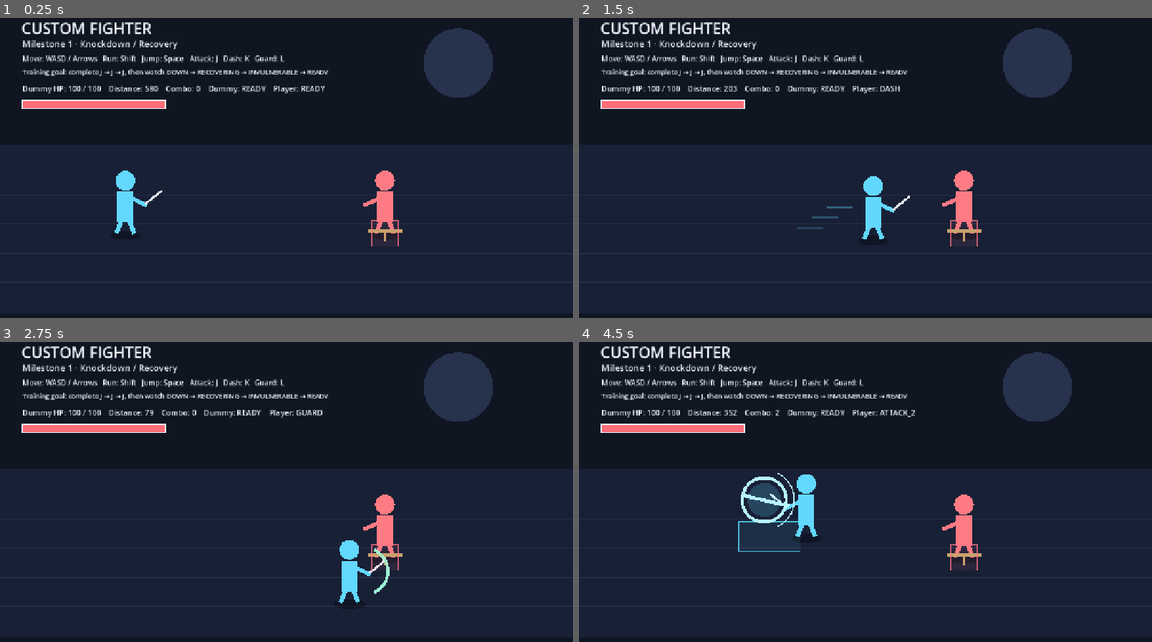
Above: before the commit, frames 1-4 (two rows, left to right).
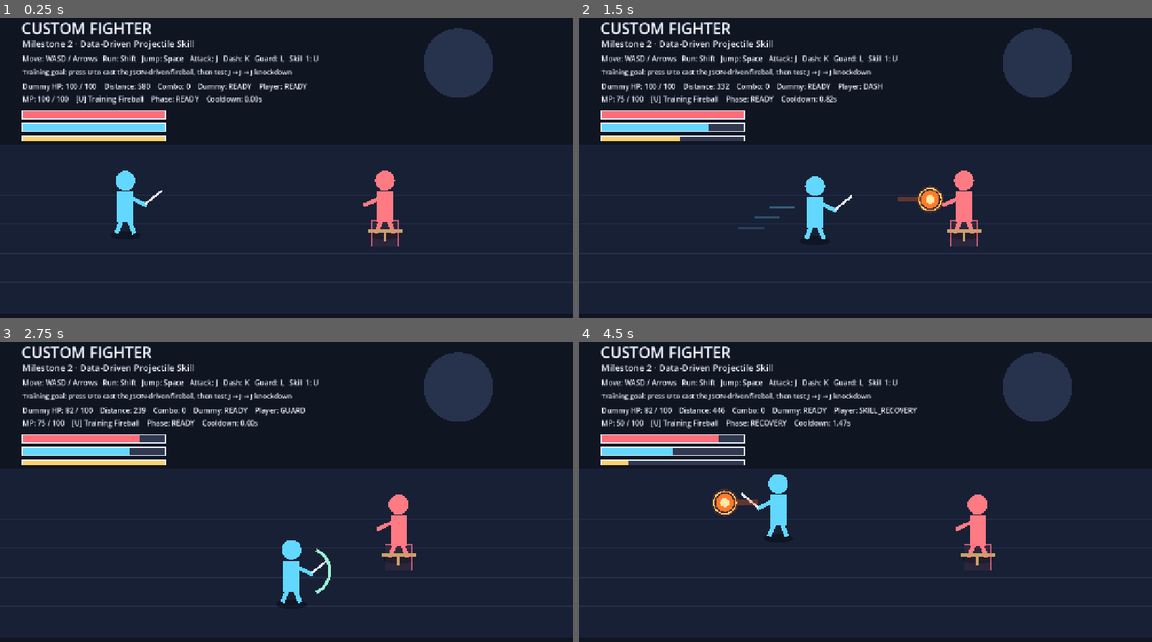
Above: after the commit, the same moments.

Repository: ws951125/custom-fighter
Game: Godot game, scene res://game/runtime/main.tscn
The game is run twice, just before and just after one commit, with the same random seed, the same clock (stepped at 60 frames per second) and the same inputs.
Inputs:
- Up to frame 1 (0.25 s): no input
- Up to frame 2 (1.5 s): tap U (skill_1, bound only after the commit) at 0.5, 1.25 s; hold D (move_right) 0.53-1.28 s; hold J (attack) 0.53-1.28 s; tap Space (jump) at 0.77, 1.07 s; tap K (dash) at 0.8, 1.35 s; hold S (move_down) from 1.28 s (still down)
- Up to frame 3 (2.75 s): tap Space (jump) at 1.52, 1.82 s; tap L (guard) at 1.55 s; tap U (skill_1, bound only after the commit) at 2 s; release S (move_down) at 2.03 s; hold D (move_right) from 2.03 s (still down); hold L (guard) from 2.03 s (still down); tap Shift (run) at 2.3 s
- Up to frame 4 (4.5 s): tap U (skill_1, bound only after the commit) at 2.75, 3.5, 4.15, 4.25 s; release D (move_right) at 2.78 s; release L (guard) at 2.78 s; hold W (move_up) 2.78-3.53 s; tap Shift (run) at 2.85 s; tap Space (jump) at 3.02, 3.05, 3.32 s; hold Space (jump) 3.53-4.28 s; hold A (move_left) from 3.53 s (still down); tap J (attack) at 3.8, 4.35 s

The runs differ from the first frame. In frame 1, 5.0% of the frame differs, in the area x 3-58%, y 7-42%; in frame 2, 6.7%; in frame 3, 7.4%; in frame 4, 8.3%, in the area x 3-73%, y 7-77%.

Commit message:
feat: wire JSON fireball skill into training runtime

Diff:
--- a/game/runtime/main.gd
+++ b/game/runtime/main.gd
@@ -6,13 +6,18 @@
 const AttackChainState = preload("res://game/core/combat/attack_chain_state.gd")
 const KnockbackState = preload("res://game/core/combat/knockback_state.gd")
 const KnockdownState = preload("res://game/core/combat/knockdown_state.gd")
+const SkillDefinition = preload("res://game/core/skills/skill_definition.gd")
+const SkillCastState = preload("res://game/core/skills/skill_cast_state.gd")
+const ProjectileState = preload("res://game/core/skills/projectile_state.gd")
 
 const MOVE_SPEED := 360.0
 const DEPTH_SPEED := 0.72
 const RUN_MULTIPLIER := 1.60
 const GUARD_MOVE_MULTIPLIER := 0.35
+const SKILL_MOVE_MULTIPLIER := 0.20
 const DUMMY_HURTBOX_HALF_WIDTH := 30.0
 const DUMMY_HURTBOX_HALF_DEPTH := 0.11
+const FIREBALL_SKILL_PATH := "res://content/skills/fireball.sample.json"
 
 var player_x := 280.0
 var player_depth := 0.58
@@ -24,27 +29,39 @@
 var attack_latched := false
 var jump_latched := false
 var dash_latched := false
+var skill_latched := false
 var player_guarding := false
 var player_running := false
 var dummy_hit_timer := 0.0
+var fireball_impact_timer := 0.0
+var fireball_impact_x := 0.0
 var web_sync_accumulator := 0.0
 var last_attack_step := 0
 var last_attack_hit := false
-
+var fireball_last_hit := false
+var fireball_hit_count := 0
+
+var player_state := CombatantState.new(100, 100)
 var dummy_state := CombatantState.new(100, 0)
 var movement_state := MovementState.new()
 var attack_chain_state := AttackChainState.new()
 var dummy_knockback_state := KnockbackState.new()
 var dummy_recovery_state := KnockdownState.new()
+var fireball_skill := SkillDefinition.new()
+var fireball_cast_state := SkillCastState.new()
+var fireball_projectile := ProjectileState.new()
 var status_label: Label
+var skill_label: Label
 
 func _ready() -> void:
 	_ensure_input_actions()
+	_load_fireball_skill()
 	_create_label("CUSTOM FIGHTER", Vector2(48, 28), 34)
-	_create_label("Milestone 1 · Knockdown / Recovery", Vector2(50, 72), 20)
-	_create_label("Move: WASD / Arrows   Run: Shift   Jump: Space   Attack: J   Dash: K   Guard: L", Vector2(50, 108), 16)
-	_create_label("Training goal: complete J → J → J, then watch DOWN → RECOVERING → INVULNERABLE → READY", Vector2(50, 138), 15)
-	status_label = _create_label("", Vector2(50, 174), 17)
+	_create_label("Milestone 2 · Data-Driven Projectile Skill", Vector2(50, 72), 20)
+	_create_label("Move: WASD / Arrows   Run: Shift   Jump: Space   Attack: J   Dash: K   Guard: L   Skill 1: U", Vector2(50, 108), 16)
+	_create_label("Training goal: press U to cast the JSON-driven fireball, then test J → J → J knockdown", Vector2(50, 138), 15)
+	status_label = _create_label("", Vector2(50, 170), 16)
+	skill_label = _create_label("", Vector2(50, 198), 16)
 	_set_web_state()
 	queue_redraw()
 
@@ -53,6 +70,14 @@
 	movement_state.tick(delta)
 	attack_chain_state.tick(delta)
 	dummy_recovery_state.tick(delta)
+	fireball_cast_state.tick(delta)
+	if fireball_cast_state.consume_activation():
+		_spawn_fireball()
+
+	var projectile_was_active := fireball_projectile.active
+	fireball_projectile.tick(delta)
+	if projectile_was_active:
+		_resolve_fireball_collision()
 
 	dummy_x += dummy_knockback_state.tick(delta)
 	dummy_x = clampf(dummy_x, 90.0, maxf(size.x, 1280.0) - 90.0)
@@ -64,13 +89,18 @@
 	if move_vector.length_squared() > 1.0:
 		move_vector = move_vector.normalized()
 
-	player_guarding = Input.is_action_pressed("guard") and not movement_state.is_dashing()
+	player_guarding = (
+		Input.is_action_pressed("guard")
+		and not movement_state.is_dashing()
+		and not fireball_cast_state.is_casting()
+	)
 	player_running = (
 		Input.is_action_pressed("run")
 		and move_vector.length_squared() > 0.01
 		and not player_guarding
 		and not movement_state.is_dashing()
 		and not attack_chain_state.is_attacking()
+		and not fireball_cast_state.is_casting()
 	)
 
 	if movement_state.is_dashing():
@@ -81,6 +111,8 @@
 			speed_multiplier *= GUARD_MOVE_MULTIPLIER
 		if attack_chain_state.is_attacking():
 			speed_multiplier *= 0.30
+		if fireball_cast_state.is_casting():
+			speed_multiplier *= SKILL_MOVE_MULTIPLIER
 		player_x += move_vector.x * MOVE_SPEED * speed_multiplier * delta
 		player_depth += move_vector.y * DEPTH_SPEED * speed_multiplier * delta
 
@@ -90,12 +122,20 @@
 		player_facing = signf(move_vector.x)
 
 	var attacking := Input.is_action_pressed("attack")
-	if attacking and not attack_latched and not player_guarding and not movement_state.is_dashing():
+	if (
+		attacking
+		and not attack_latched
+		and not player_guarding
+		and not movement_state.is_dashing()
+		and not fireball_cast_state.is_casting()
+	):
 		_begin_attack()
 	attack_latched = attacking
 
 	attack_visual_timer = maxf(0.0, attack_visual_timer - delta)
 	dummy_hit_timer = maxf(0.0, dummy_hit_timer - delta)
+	fireball_impact_timer = maxf(0.0, fireball_impact_timer - delta)
+	player_state.tick(delta)
 	dummy_state.tick(delta)
 
 	status_label.text = "Dummy HP: %d / %d    Distance: %d    Combo: %d    Dummy: %s    Player: %s" % [
@@ -106,6 +146,14 @@
 		dummy_recovery_state.state_name(),
 		_player_state_name()
 	]
+	var skill_name := fireball_skill.skill_name if fireball_skill.loaded else "Skill unavailable"
+	skill_label.text = "MP: %d / %d    [U] %s    Phase: %s    Cooldown: %.2fs" % [
+		player_state.mp,
+		player_state.max_mp,
+		skill_name,
+		fireball_cast_state.phase_name(),
+		fireball_cast_state.cooldown_remaining
+	]
 
 	web_sync_accumulator += delta
 	if web_sync_accumulator >= 0.05:
@@ -115,7 +163,7 @@
 
 func _handle_action_edges() -> void:
 	var jump_pressed := Input.is_action_pressed("jump")
-	if jump_pressed and not jump_latched:
+	if jump_pressed and not jump_latched and not fireball_cast_state.is_casting():
 		movement_state.start_jump()
 		_set_web_state()
 	jump_latched = jump_pressed
@@ -127,10 +175,72 @@
 		and not Input.is_action_pressed("guard")
 		and not movement_state.jumping
 		and not attack_chain_state.is_attacking()
+		and not fireball_cast_state.is_casting()
 	):
 		movement_state.start_dash(player_facing)
 		_set_web_state()
 	dash_latched = dash_pressed
+
+	var skill_pressed := Input.is_action_pressed("skill_1")
+	if (
+		skill_pressed
+		and not skill_latched
+		and not Input.is_action_pressed("guard")
+		and not movement_state.jumping
+		and not movement_state.is_dashing()
+		and not attack_chain_state.is_attacking()
+	):
+		_try_cast_fireball()
+	skill_latched = skill_pressed
+
+func _load_fireball_skill() -> void:
+	var errors := fireball_skill.load_from_file(FIREBALL_SKILL_PATH)
+	if not errors.is_empty():
+		push_error("Failed to load fireball skill: %s" % " | ".join(errors))
+		return
+	fireball_cast_state.configure(fireball_skill)
+
+func _try_cast_fireball() -> void:
+	if not fireball_cast_state.start_cast(player_state.mp):
+		return
+	player_state.spend_mp(fireball_skill.mp_cost)
+	fireball_last_hit = false
+	_set_web_state()
+
+func _spawn_fireball() -> void:
+	if not fireball_skill.loaded or fireball_skill.skill_type != "projectile":
+		return
+	var projectile_lifetime := (fireball_skill.range / maxf(1.0, fireball_skill.speed)) + 0.25
+	fireball_projectile.spawn(
+		player_x + player_facing * 62.0,
+		player_depth,
+		player_facing,
+		fireball_skill.speed,
+		fireball_skill.range,
+		projectile_lifetime
+	)
+	_set_web_state()
+
+func _resolve_fireball_collision() -> void:
+	if dummy_state.is_defeated() or not dummy_recovery_state.can_be_hit():
+		return
+	var projectile_box := fireball_projectile.swept_hitbox(
+		fireball_skill.hitbox_half_width,
+		fireball_skill.hitbox_half_depth
+	)
+	if not projectile_box.overlaps(_dummy_hurtbox()):
+		return
+
+	dummy_state.apply_damage(fireball_skill.damage)
+	dummy_state.apply_hitstun(fireball_skill.hitstun)
+	dummy_knockback_state.apply_impulse(fireball_projectile.direction * fireball_skill.knockback)
+	dummy_hit_timer = fireball_skill.hitstun
+	fireball_impact_timer = 0.30
+	fireball_impact_x = dummy_x
+	fireball_last_hit = true
+	fireball_hit_count += 1
+	fireball_projectile.deactivate()
+	_set_web_state()
 
 func _begin_attack() -> void:
 	var step := attack_chain_state.try_start_attack()
@@ -211,7 +321,12 @@
 		_draw_dummy(dummy_feet)
 		_draw_fighter(player_ground_feet, Color("62d8ff"), player_facing, false, jump_offset, player_guarding)
 
-	_draw_health_bar(Vector2(50.0, 214.0), 320.0, dummy_state.hp, dummy_state.max_hp)
+	_draw_fireball(arena_top, arena_bottom)
+	_draw_fireball_impact(arena_top, arena_bottom)
+
+	_draw_meter(Vector2(50.0, 236.0), 320.0, dummy_state.hp, dummy_state.max_hp, Color("ff6d78"))
+	_draw_meter(Vector2(50.0, 264.0), 320.0, player_state.mp, player_state.max_mp, Color("62d8ff"))
+	_draw_cooldown_meter(Vector2(50.0, 292.0), 320.0)
 	if dummy_recovery_state.can_be_hit():
 		_draw_combat_box(_dummy_hurtbox(), arena_top, arena_bottom, Color(1.0, 0.45, 0.52, 0.72))
 
@@ -247,6 +362,29 @@
 	if recovering:
 		draw_arc(Vector2(dummy_x, body_y - 42.0), 34.0, PI, TAU, 20, Color("9cf5d4"), 4.0)
 
+func _draw_fireball(arena_top: float, arena_bottom: float) -> void:
+	if not fireball_projectile.active:
+		return
+	var center := Vector2(
+		fireball_projectile.x,
+		lerpf(arena_top, arena_bottom, fireball_projectile.depth) - 76.0
+	)
+	var direction := fireball_projectile.direction
+	draw_line(center - Vector2(direction * 74.0, 0.0), center - Vector2(direction * 20.0, 0.0), Color(1.0, 0.38, 0.12, 0.32), 12.0)
+	draw_circle(center, 30.0, Color(1.0, 0.30, 0.08, 0.22))
+	draw_circle(center, 20.0, Color("ff7b2c"))
+	draw_circle(center, 10.0, Color("ffe7a6"))
+	draw_arc(center, 25.0, 0.0, TAU, 24, Color("ffd166"), 3.0)
+
+func _draw_fireball_impact(arena_top: float, arena_bottom: float) -> void:
+	if fireball_impact_timer <= 0.0:
+		return
+	var center := Vector2(fireball_impact_x, lerpf(arena_top, arena_bottom, dummy_depth) - 72.0)
+	var progress := clampf(fireball_impact_timer / 0.30, 0.0, 1.0)
+	var radius := 34.0 + (1.0 - progress) * 42.0
+	draw_circle(center, radius * 0.55, Color(1.0, 0.45, 0.12, 0.12 * progress))
+	draw_arc(center, radius, 0.0, TAU, 30, Color(1.0, 0.78, 0.24, progress), 5.0)
+
 func _draw_attack_effect(player_ground_feet: Vector2, jump_offset: float) -> void:
 	var player_y := player_ground_feet.y - jump_offset
 	var step_scale := 1.0 + float(maxi(0, last_attack_step - 1)) * 0.24
@@ -281,11 +419,17 @@
 	draw_rect(rect, fill_color, true)
 	draw_rect(rect, color, false, 2.0)
 
-func _draw_health_bar(at: Vector2, width: float, current: int, maximum: int) -> void:
+func _draw_meter(at: Vector2, width: float, current: int, maximum: int, fill_color: Color) -> void:
 	var ratio := clampf(float(current) / float(maxi(1, maximum)), 0.0, 1.0)
 	draw_rect(Rect2(at, Vector2(width, 18.0)), Color("30394f"))
-	draw_rect(Rect2(at, Vector2(width * ratio, 18.0)), Color("ff6d78"))
+	draw_rect(Rect2(at, Vector2(width * ratio, 18.0)), fill_color)
 	draw_rect(Rect2(at, Vector2(width, 18.0)), Color("e6edf8"), false, 2.0)
+
+func _draw_cooldown_meter(at: Vector2, width: float) -> void:
+	var ready_ratio := 1.0 - fireball_cast_state.cooldown_ratio()
+	draw_rect(Rect2(at, Vector2(width, 12.0)), Color("30394f"))
+	draw_rect(Rect2(at, Vector2(width * ready_ratio, 12.0)), Color("ffd166"))
+	draw_rect(Rect2(at, Vector2(width, 12.0)), Color("e6edf8"), false, 2.0)
 
 func _dummy_color() -> Color:
 	if dummy_hit_timer > 0.0:
@@ -370,6 +514,7 @@
 	_register_key_action("attack", [KEY_J])
 	_register_key_action("dash", [KEY_K])
 	_register_key_action("guard", [KEY_L])
+	_register_key_action("skill_1", [KEY_U])
 
 func _register_key_action(action_name: StringName, keys: Array) -> void:
 	if not InputMap.has_action(action_name):
@@ -382,6 +527,8 @@
 		InputMap.action_add_event(action_name, event)
 
 func _player_state_name() -> String:
+	if fireball_cast_state.is_casting():
+		return "SKILL_%s" % fireball_cast_state.phase_name()
 	if player_guarding:
 		return "GUARD"
 	if movement_state.is_dashing():
@@ -408,6 +555,8 @@
 		"document.documentElement.dataset.dummyInvulnerable='%s';" % _bool_text(dummy_recovery_state.is_invulnerable()) +
 		"document.documentElement.dataset.playerX='%.2f';" % player_x +
 		"document.documentElement.dataset.playerDepth='%.3f';" % player_depth +
+		"document.documentElement.dataset.playerMp='%d';" % player_state.mp +
+		"document.documentElement.dataset.playerMaxMp='%d';" % player_state.max_mp +
 		"document.documentElement.dataset.playerJumping='%s';" % _bool_text(movement_state.jumping) +
 		"document.documentElement.dataset.playerJumpOffset='%.2f';" % movement_state.jump_offset() +
 		"document.documentElement.dataset.playerDashing='%s';" % _bool_text(movement_state.is_dashing()) +
@@ -418,7 +567,16 @@
 		"document.documentElement.dataset.lastHitStep='%d';" % (last_attack_step if last_attack_hit else 0) +
 		"document.documentElement.dataset.lastAttackHit='%s';" % _bool_text(last_attack_hit) +
 		"document.documentElement.dataset.hitboxActive='%s';" % _bool_text(attack_visual_timer > 0.0) +
-		"console.log('CUSTOM_FIGHTER_STATE dummyHp=%d combo=%d recovery=%s state=%s');" % [dummy_state.hp, attack_chain_state.combo_step, dummy_recovery_state.state_name(), _player_state_name()]
+		"document.documentElement.dataset.skillLoaded='%s';" % _bool_text(fireball_skill.loaded) +
+		"document.documentElement.dataset.skillId='%s';" % fireball_skill.skill_id +
+		"document.documentElement.dataset.skillPhase='%s';" % fireball_cast_state.phase_name() +
+		"document.documentElement.dataset.skillCooldown='%.3f';" % fireball_cast_state.cooldown_remaining +
+		"document.documentElement.dataset.skillCanCast='%s';" % _bool_text(fireball_cast_state.can_cast(player_state.mp)) +
+		"document.documentElement.dataset.projectileActive='%s';" % _bool_text(fireball_projectile.active) +
+		"document.documentElement.dataset.projectileX='%.2f';" % fireball_projectile.x +
+		"document.documentElement.dataset.lastSkillHit='%s';" % _bool_text(fireball_last_hit) +
+		"document.documentElement.dataset.skillHitCount='%d';" % fireball_hit_count +
+		"console.log('CUSTOM_FIGHTER_STATE dummyHp=%d mp=%d combo=%d skill=%s recovery=%s state=%s');" % [dummy_state.hp, player_state.mp, attack_chain_state.combo_step, fireball_cast_state.phase_name(), dummy_recovery_state.state_name(), _player_state_name()]
 	)
 
 func _bool_text(value: bool) -> String:
